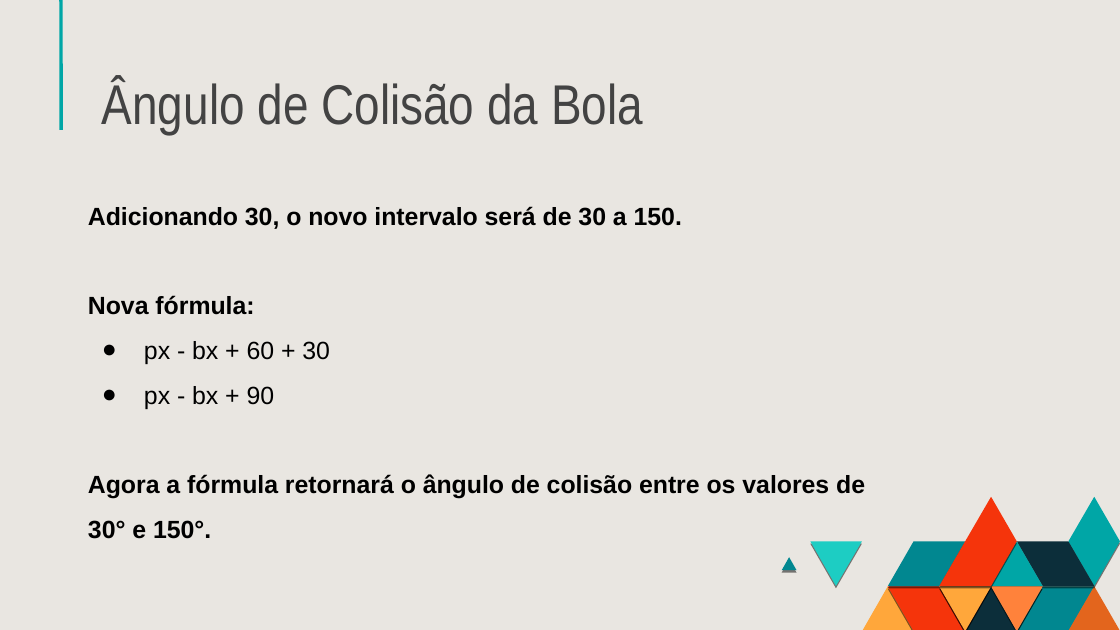
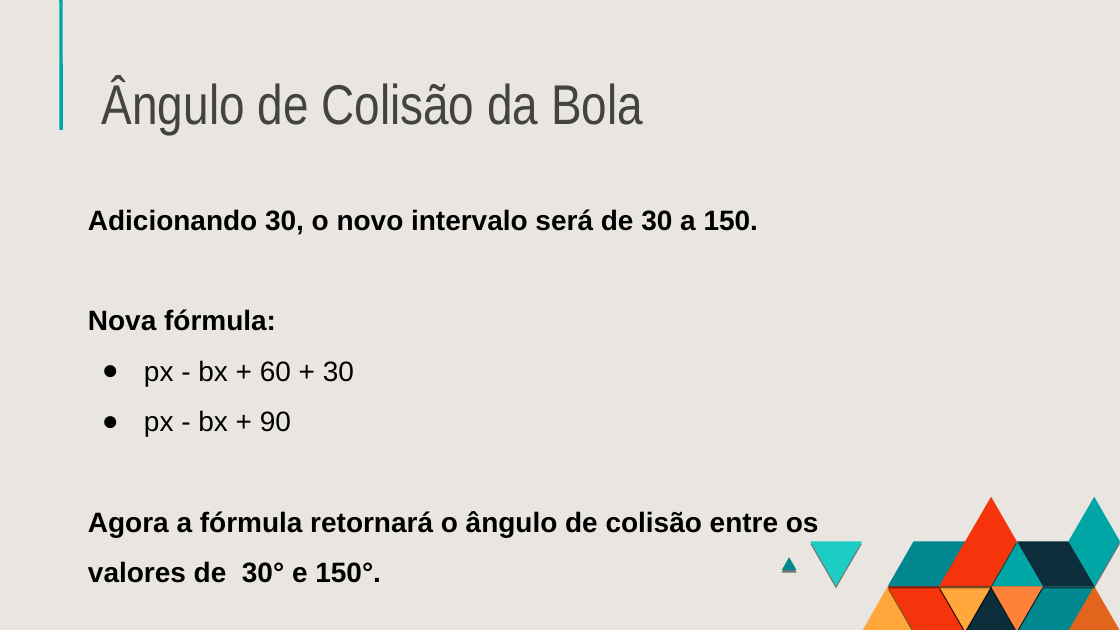
Before and after one commit to gasmartin/breakout-game, a slide deck: slide 10 of BreakoutGame.odp (slide 8 before the commit). Drawn at 1120x630 pixels with LibreOffice and Linux fonts; fonts in the diff are those of the drawing. Boxes give left, top, right and bottom in pixels: in the first picture for what was removed or moved away, otherwise in the second. Text is boxed around its words. In the diff, an @@ line names an element or a change of style, - is before the commit and + after.

```diff
--- a/BreakoutGame.odp
+++ b/BreakoutGame.odp
@@ text "Adicionando 30, o novo intervalo ..." at [88, 209, 819, 583]: size 16 to 18 pt @@
```
Also in this commit, not shown: 2 other slides changed, 6 slides added.
